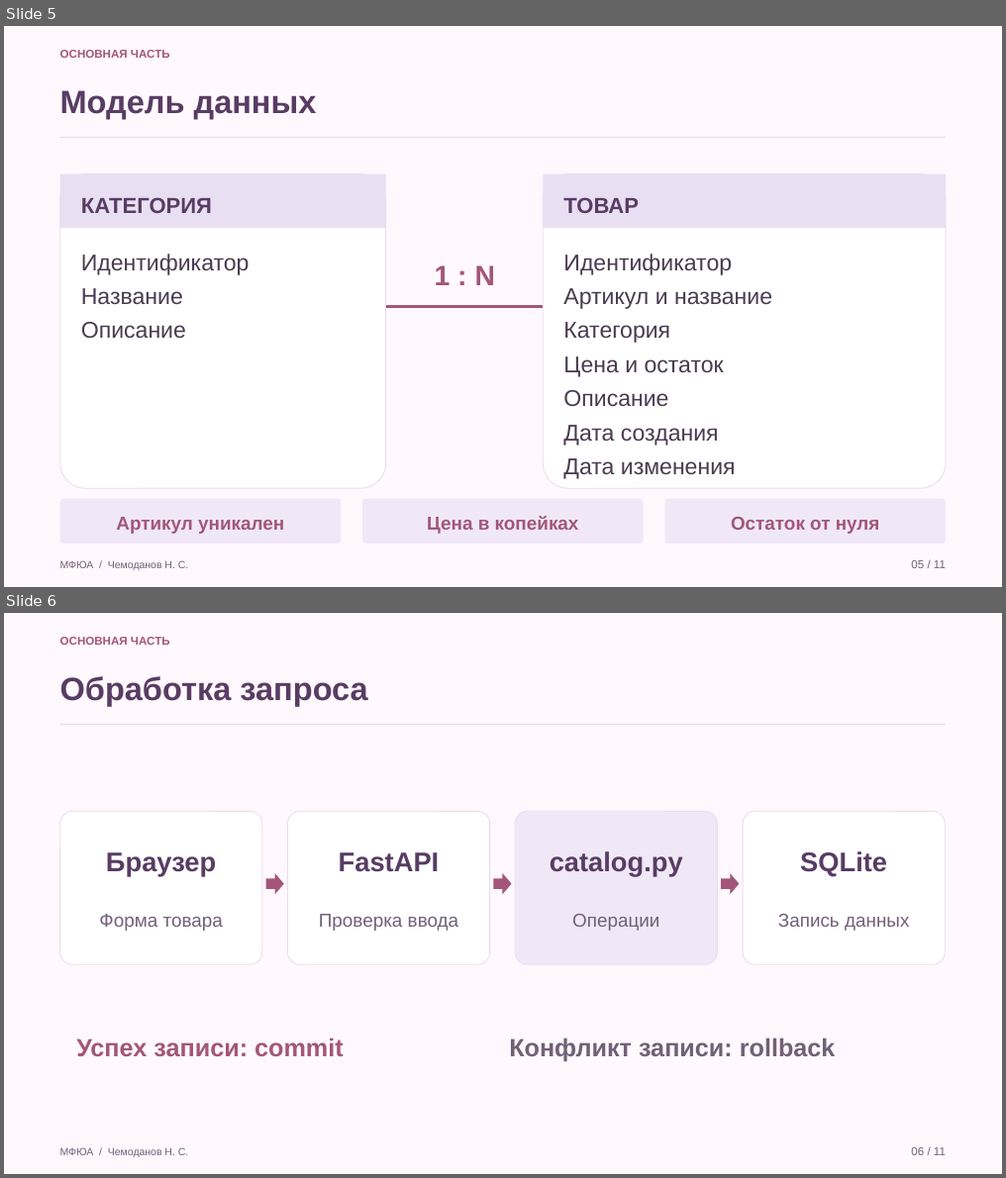
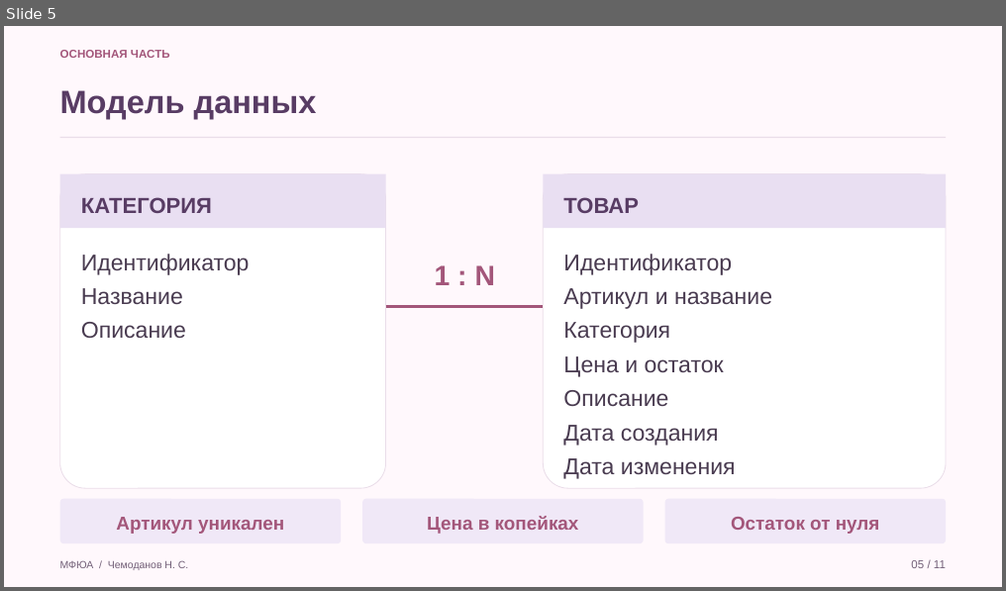
Before and after one commit to Koryza/kyyyyyrsach, a slide deck: docs/defense/catalog_defense.pptx. Shown one above the other, each under a label of ours: slides 5 and 6 before the commit, slide 5 after it. The pictures are 1006x1178 and 1006x591 pixels, drawn with LibreOffice and Linux fonts; fonts in the diff are those of the drawing. Boxes give left, top, right and bottom in pixels: in the first picture for what was removed or moved away, otherwise in the second. Text is boxed around its words. In the diff, an @@ line names an element or a change of style, - is before the commit and + after.

```diff
--- a/docs/defense/catalog_defense.pptx
+++ b/docs/defense/catalog_defense.pptx
@@ slide 6 removed at <box>4,613,1002,1174</box>, background #FFF8FC @@
@@ text removed at <box>60,637,170,645</box> @@
-ОСНОВНАЯ ЧАСТЬ
@@ text removed at <box>60,676,367,706</box> @@
-Обработка запроса
@@ rectangle removed at <box>60,724,945,725</box> @@
@@ rounded rectangle removed at <box>60,811,262,964</box> @@
@@ rounded rectangle removed at <box>288,811,490,964</box> @@
@@ rounded rectangle removed at <box>515,811,718,964</box> @@
@@ rounded rectangle removed at <box>743,811,945,964</box> @@
@@ text removed at <box>106,853,216,876</box> @@
-Браузер
@@ right arrow removed at <box>266,873,284,894</box> @@
@@ text removed at <box>339,853,440,872</box> @@
-FastAPI
@@ right arrow removed at <box>494,873,512,894</box> @@
@@ text removed at <box>549,852,683,876</box> @@
-catalog.py
@@ right arrow removed at <box>721,873,740,894</box> @@
@@ text removed at <box>800,852,887,876</box> @@
-SQLite
@@ text removed at <box>99,914,223,931</box> @@
-Форма товара
@@ text removed at <box>319,914,459,931</box> @@
-Проверка ввода
@@ text removed at <box>572,914,659,931</box> @@
-Операции
@@ text removed at <box>778,914,909,931</box> @@
-Запись данных
@@ text removed at <box>76,1038,344,1057</box> @@
-Успех записи: commit
@@ text removed at <box>509,1038,836,1061</box> @@
-Конфликт записи: rollback
@@ text removed at <box>60,1148,188,1157</box> @@
-МФЮА / Чемоданов Н. С.
@@ text removed at <box>911,1148,945,1156</box> @@
-06 / 11
```
Also in this commit, not shown: 1 slide changed, 1 slide added, 14 other files.
